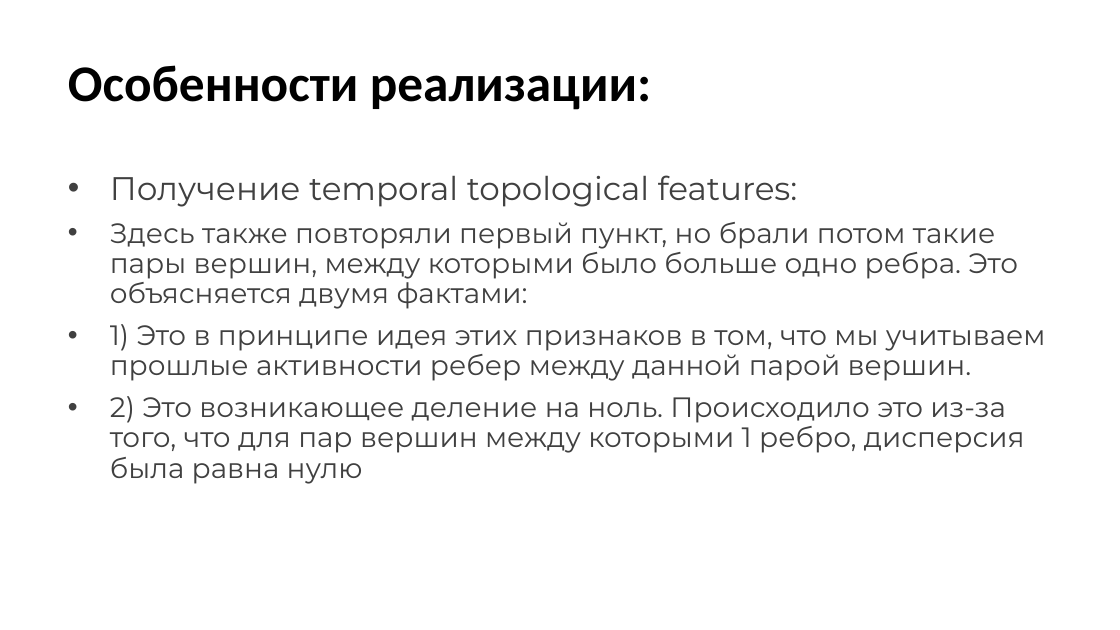
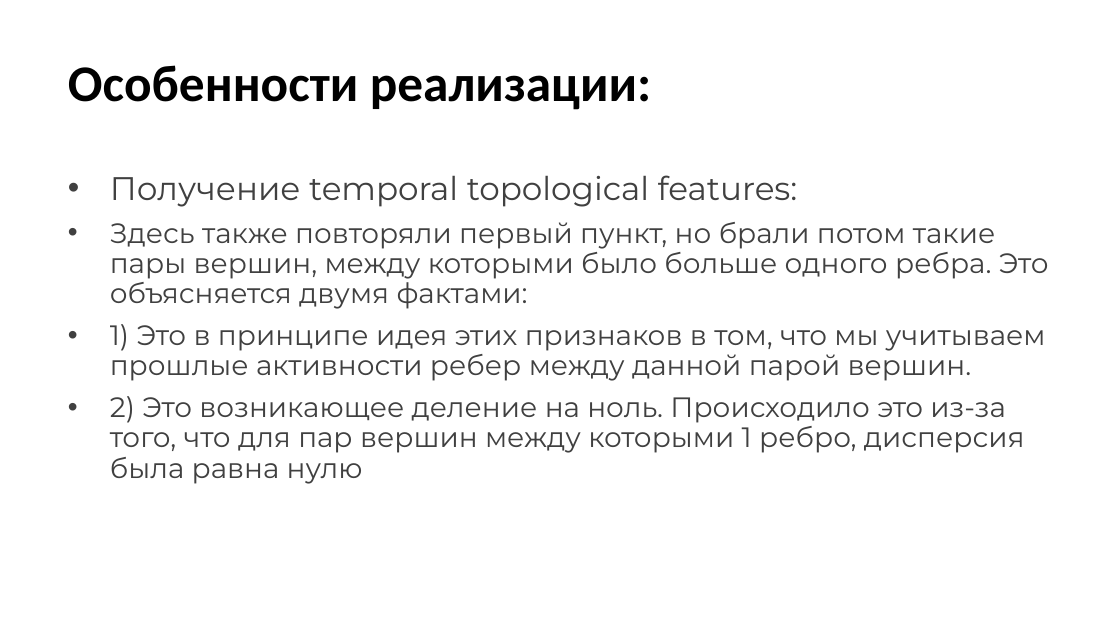
Before and after one commit to answerIII/GraphTheory2022-2023, a slide deck: slide 5 of grafy.pptx. Drawn at 1120x630 pixels with LibreOffice and Linux fonts; fonts in the diff are those of the drawing. Boxes give left, top, right and bottom in pixels: in the first picture for what was removed or moved away, otherwise in the second. Text is boxed around its words. In the diff, an @@ line names an element or a change of style, - is before the commit and + after.

```diff
--- a/grafy.pptx
+++ b/grafy.pptx
@@ text at (110, 222, 1049, 309): text changed @@
-• Здесь также повторяли первый пункт, но брали потом такие пары вершин, между которыми было больше одно ребра. Это объясняется двумя фактами:
+• Здесь также повторяли первый пункт, но брали потом такие пары вершин, между которыми было больше одного ребра. Это объясняется двумя фактами:
```
Also in this commit, not shown: 1 other slide changed.
